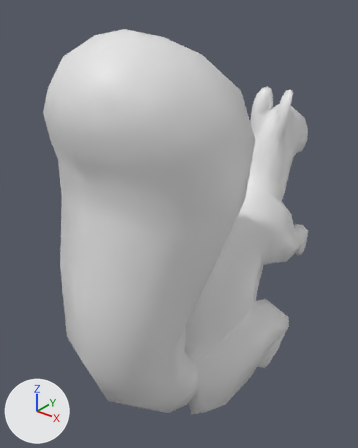
Renders of the FBX model Assets/Art/Squirrel.fbx from each side of a commit.
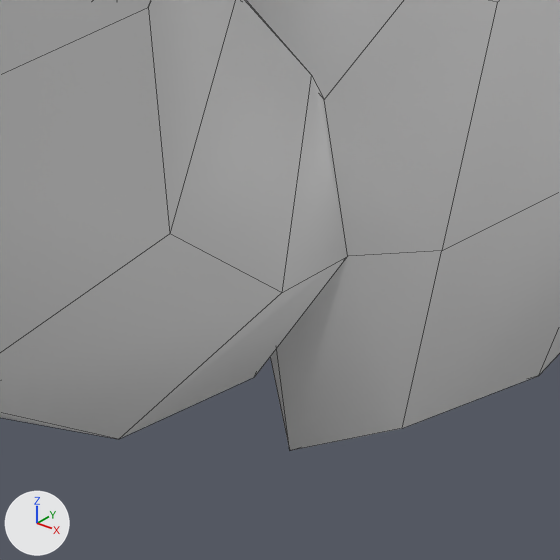
There are two pictures of each version: one whole from a 50 mm lens placed at (0.651, -1.006, 1.103), pointed at (-0.095, -0.075, 0.525), one close up on the part from 43% to 64% of the width and 79% to 96% of the height. The lights are fixed; the arrows at lower left show +X, +Y and +Z. The close-ups show mesh edges as thin lines.

Before the edit, the objects in view are built like this:
```python
me_cube_003 = bpy.data.meshes.new('Cube.003')
me_cube_003.from_pydata(...)  # 558 vertices, 552 faces; spans x -0.225..0.205, y -0.499..0.454, z -0.03..1.03
ob_squirell = bpy.data.objects.new('Squirell', me_cube_003)
ob_squirell.location = (0.0, 0.0, 0.0)
```
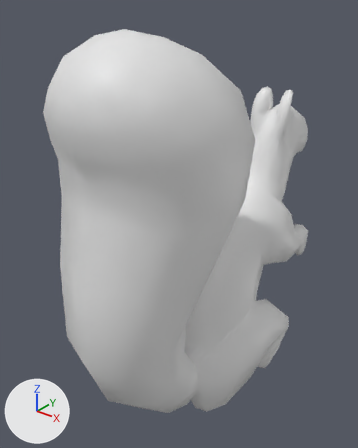
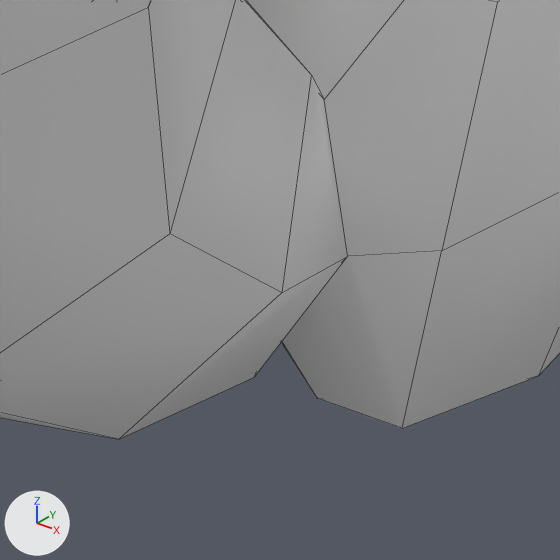
Where the change shows, as pixel boxes (x1, y1, x2, y2) in the close-ups (560 x 560 px; the box of a moved part takes in the faces that stretch with it):
```json
{"object": "Squirell", "change": "reshaped", "before": [0, 0, 560, 451], "after": [0, 0, 560, 439]}
{"part": 1, "of": "me_cube_003", "change": "moved or reshaped", "before": [270, 251, 442, 451], "after": [281, 251, 442, 428]}
```

Edits to the scene script, one JSON object a line:
```json
{"block": "me_cube_003", "where": "me_cube_003.from_pydata(...)  # 558 vertices, 552 faces; spans x -0.225..0.205, y -0.499..0.454, z -0.03..1.03"}
{"block": "me_cube_003", "where": "# used by ob_squirell; location = (0.0, 0.0, 0.0)"}
{"block": "me_cube_003", "change": "me_cube_003 part 1"}
{"op": "set", "path": "me_cube_003.vertices[40].co", "old": "(-0.063, -0.189, 0.018)", "new": "(-0.063, -0.172, 0.031)"}
{"op": "set", "path": "me_cube_003.vertices[347].co", "old": "(0.042, -0.189, 0.018)", "new": "(0.042, -0.172, 0.031)", "note": "pixel (289, 450) -> pixel (317, 398)"}
```
